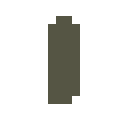
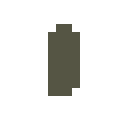
Two versions of the same layered image (128×128). Layer-by-layer changes:
painted on "Background" over [48, 16, 80, 104]
